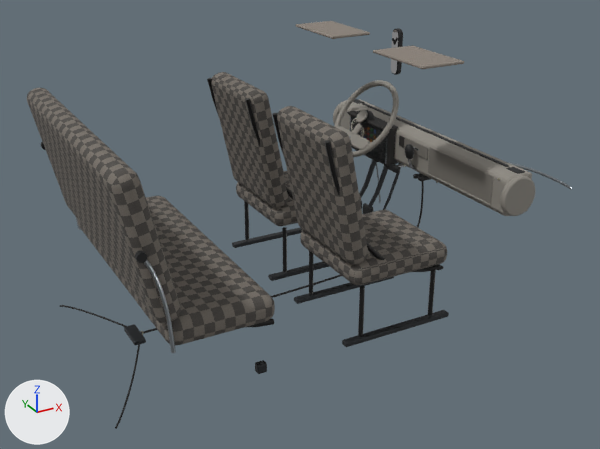
A saved change to the glTF model models/interieur.glb.
Camera for both pictures: a 50 mm camera at (-1.73, -2.98, 2.17) aimed at (-0.06, 0.04, 0.66). The axes (+X, +Y, +Z) are drawn at lower left. The lights are the same throughout. The picture after the commit comes second. Where no turn or scale is listed for an object, it has been applied to the vertices.

Script lines for the objects in view, before the commit:
```python
me_planche_bord_noir = bpy.data.meshes.new('planche-bord.noir')
me_planche_bord_noir.from_pydata(...)  # 1548 vertices, 2972 faces; spans x 0.366..0.605, y -0.635..0.635, z 0.815..1.505
me_planche_bord_noir.materials.append(mat_noir)  # black #1b1c1d
me_planche_bord_planche = bpy.data.meshes.new('planche-bord.planche')
me_planche_bord_planche.from_pydata(...)  # 480 vertices, 944 faces; spans x 0.475..0.645, y -0.67..0.67, z 0.836..1.013
me_planche_bord_planche.materials.append(mat_planche)  # grey #8e8a82
me_volant_volant = bpy.data.meshes.new('volant.volant')
me_volant_volant.from_pydata(...)  # 1272 vertices, 2524 faces; spans x 0.329..0.587, y 0.121..0.539, z 0.838..1.181
me_volant_volant.materials.append(mat_volant)  # grey #8a867e
ob_planche_bord_noir = bpy.data.objects.new('planche-bord.noir', me_planche_bord_noir)
ob_planche_bord_noir.location = (0.0, 0.0, 0.0)
ob_planche_bord_planche = bpy.data.objects.new('planche-bord.planche', me_planche_bord_planche)
ob_planche_bord_planche.location = (0.0, 0.0, 0.0)
ob_volant_volant = bpy.data.objects.new('volant.volant', me_volant_volant)
ob_volant_volant.location = (0.0, 0.0, 0.0)
# also in view: 'sieges-av.acier-noirci.001' at (0.08, -0.33, 0.38); 'planche-bord.pare-soleil' at (0.26, 0.0, 1.46); 'sieges-av.tissu-siege.001' at (0.02, -0.33, 0.95); 'sieges-av.tissu-siege' at (0.02, 0.33, 0.95); 'sieges-av.tube-siege.001' at (0.02, -0.33, 0.83)
```
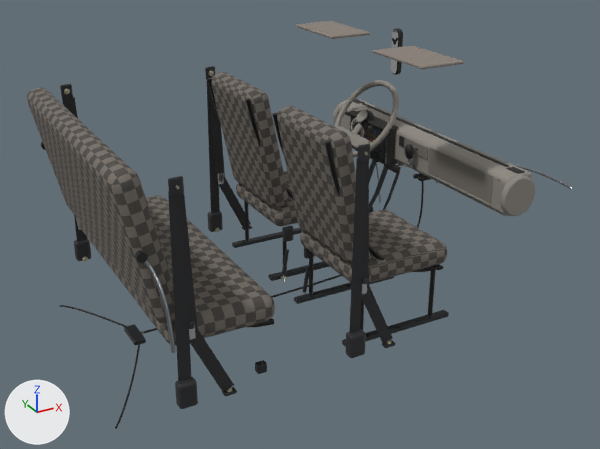
What changed in the scene script:
```text
Add mat_sangle:
    mat_sangle = principled_material('sangle')
    mat_sangle.base_color = (0.0242, 0.0252, 0.0273)  # black #2b2c2e
    mat_sangle.roughness = 0.9
Add mat_plastique_ceinture:
    mat_plastique_ceinture = principled_material('plastique-ceinture')
    mat_plastique_ceinture.base_color = (0.0194, 0.0203, 0.0232)  # black #26272a
    mat_plastique_ceinture.roughness = 0.6
Add me_ceintures_sangle:
    me_ceintures_sangle.from_pydata(...)  # 96 vertices, 144 faces; spans x -0.929..-0.023, y -0.668..0.668, z 0.405..1.22
    me_ceintures_sangle.materials.append(mat_sangle)  # black #2b2c2e
Add me_ceintures_plastique_ceinture:
    me_ceintures_plastique_ceinture.from_pydata(...)  # 896 vertices, 1712 faces; spans x -0.94..-0.07, y -0.697..0.698, z 0.383..1.27
    me_ceintures_plastique_ceinture.materials.append(mat_plastique_ceinture)  # black #26272a
Add me_ceintures_chrome:
    me_ceintures_chrome.from_pydata(...)  # 176 vertices, 336 faces; spans x -0.885..-0.165, y -0.666..0.666, z 0.67..0.73
    me_ceintures_chrome.materials.append(mat_chrome)  # white #dfe2e5
Add me_ceintures_acier_noirci:
    me_ceintures_acier_noirci.from_pydata(...)  # 224 vertices, 432 faces; spans x -0.76..-0.02, y -0.67..0.67, z 0.399..0.411
    me_ceintures_acier_noirci.materials.append(mat_acier_noirci)  # dark grey #3c3f42
Add ob_ceintures_sangle:
    ob_ceintures_sangle = bpy.data.objects.new('ceintures.sangle', me_ceintures_sangle)
    ob_ceintures_sangle.location = (0.0, 0.0, 0.0)
Add ob_ceintures_plastique_ceinture:
    ob_ceintures_plastique_ceinture = bpy.data.objects.new('ceintures.plastique-ceinture', me_ceintures_plastique_ceinture)
    ob_ceintures_plastique_ceinture.location = (0.0, 0.0, 0.0)
Add ob_ceintures_chrome:
    ob_ceintures_chrome = bpy.data.objects.new('ceintures.chrome', me_ceintures_chrome)
    ob_ceintures_chrome.location = (0.0, 0.0, 0.0)
Add ob_ceintures_acier_noirci:
    ob_ceintures_acier_noirci = bpy.data.objects.new('ceintures.acier-noirci', me_ceintures_acier_noirci)
    ob_ceintures_acier_noirci.location = (0.0, 0.0, 0.0)
```

Boxes [x1, y1, x2, y2] around the edits, measured in the pictures (600 x 449 px):
'ceintures.sangle', added: after [62, 77, 393, 392]
'ceintures.plastique-ceinture', added: after [60, 66, 370, 409]
'ceintures.chrome', added: after [189, 173, 367, 340]
'ceintures.acier-noirci', added: after [222, 225, 396, 396]
